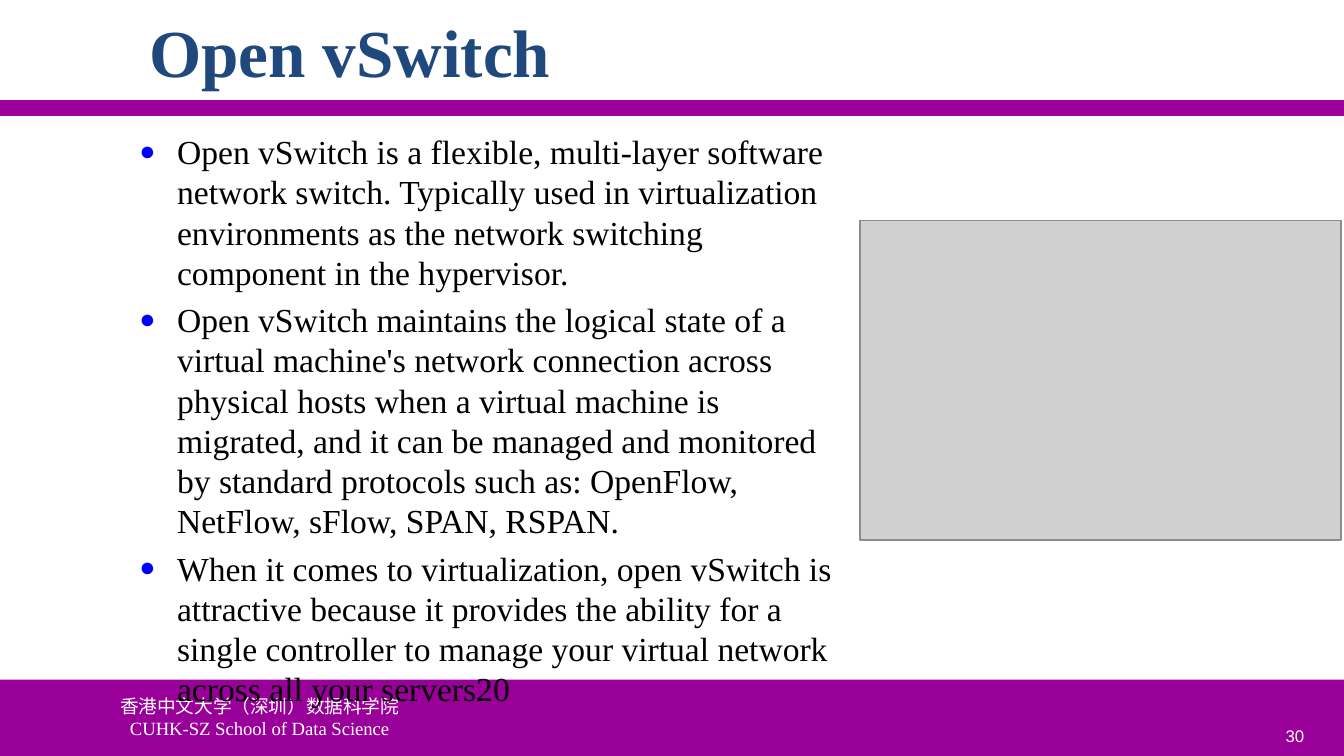
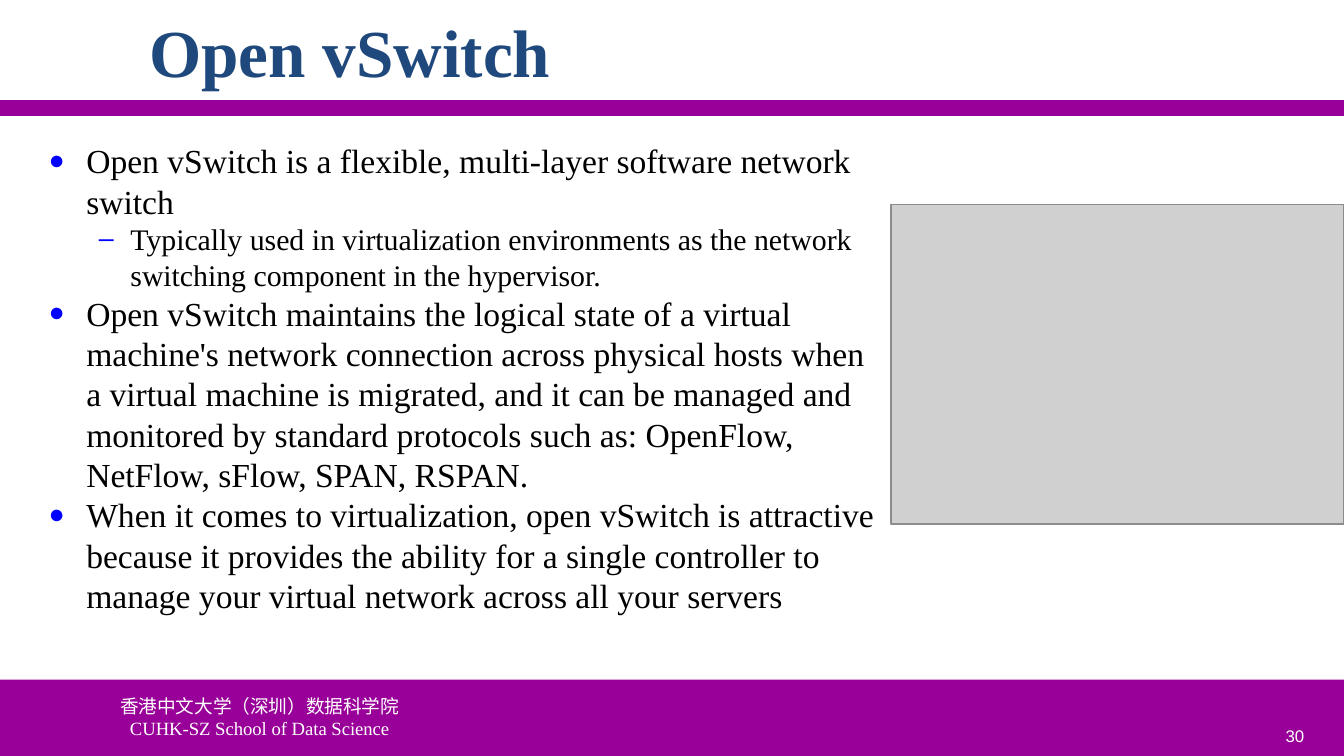
Before and after one commit to ychung1103/ychung1103.github.io, a slide deck: slide 30 of Slides/CSC6103/VT-01 Virtualization Introduction.pptx. Drawn at 1344x756 pixels with LibreOffice and Linux fonts; fonts in the diff are those of the drawing; grey boxes stand for pictures; background and template pictures are left out. Boxes give left, top, right and bottom in pixels: in the first picture for what was removed or moved away, otherwise in the second. Text is boxed around its words. In the diff, an @@ line names an element or a change of style, - is before the commit and + after.

```diff
--- a/Slides/CSC6103/VT-01 Virtualization Introduction.pptx
+++ b/Slides/CSC6103/VT-01 Virtualization Introduction.pptx
@@ text "Open vSwitch is a flexible, ...": place and size @@
-text "Open vSwitch is a flexible, ..." at box(177, 140, 831, 668)
+text "Open vSwitch is a flexible, ..." at box(86, 149, 874, 614)
@@ text at box(86, 149, 852, 292): text changed; size 18 to 16 pt @@
-● Open vSwitch is a flexible, multi-layer software network switch. Typically used in virtualization environments as the network switching component in the hypervisor.
+● Open vSwitch is a flexible, multi-layer software network switch
+  – Typically used in virtualization environments as the network switching component in the hypervisor.
@@ picture: place and size @@
-picture at box(860, 220, 1341, 540)
+picture at box(891, 204, 1344, 524)
@@ text at box(86, 302, 864, 492): less space between paragraphs @@
@@ text at box(86, 503, 874, 614): text changed @@
-● When it comes to virtualization, open vSwitch is attractive because it provides the ability for a single controller to manage your virtual network across all your servers20
+● When it comes to virtualization, open vSwitch is attractive because it provides the ability for a single controller to manage your virtual network across all your servers
```
Also in this commit, not shown: 9 other slides changed.
